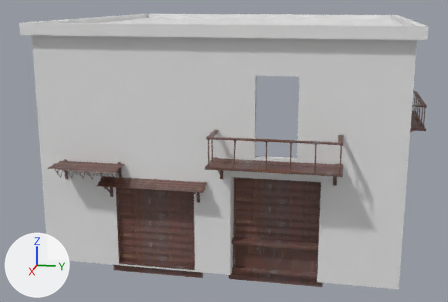
What one commit did to the FBX model Assets/hml_zhenya/ENVIRONMENT/models/HOTRUN_PIZZA_2.fbx.
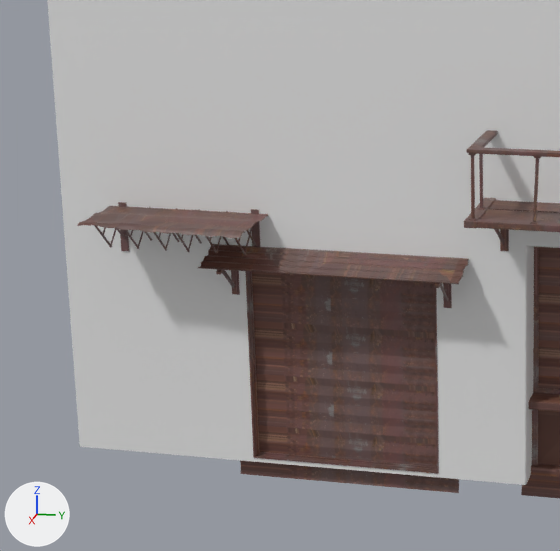
Each version appears first whole from a camera (50 mm lens) standing at (225.64, 226.09, 6.72) and looking at (207.69, 222.5, 2.23), and next in a close-up on the part from 3% to 55% of the width and 25% to 100% of the height. The axes (+X, +Y, +Z) are drawn at lower left. The lights are the same throughout. Where no turn or scale is listed for an object, it has been applied to the vertices.

Objects in the first close-up: '3*3.2360', '3*3.2361', '3*3.2362', '3*3.2363', '3*3.2372', '3*3.2373', '3*3.2374', '3*3.2375', '3*3.2376', '3*3.2377', '3*3.2676', '3*3.2679'.
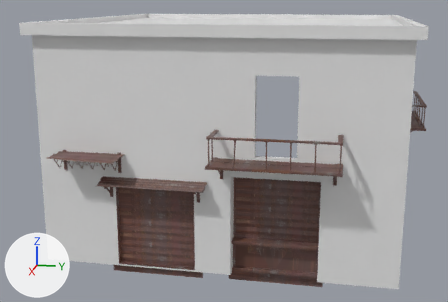
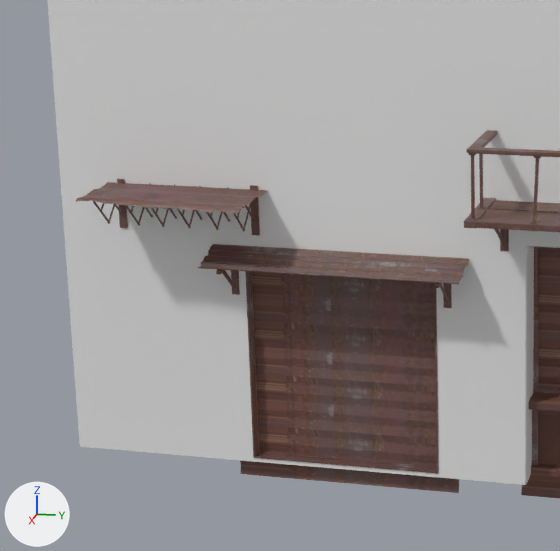
Edits to the bpy script that builds the scene:
```text
Change ob_3_3_2362:
    ob_3_3_2362.location: (211.5, 219.9, 0.05) -> (211.5, 219.9, 0.3)
```

Boxes (x1, y1, x2, y2) around the edits, measured in the close-ups (560 x 551 px):
'3*3.2362', moved: before (78, 202, 268, 255); after (76, 179, 267, 236)
